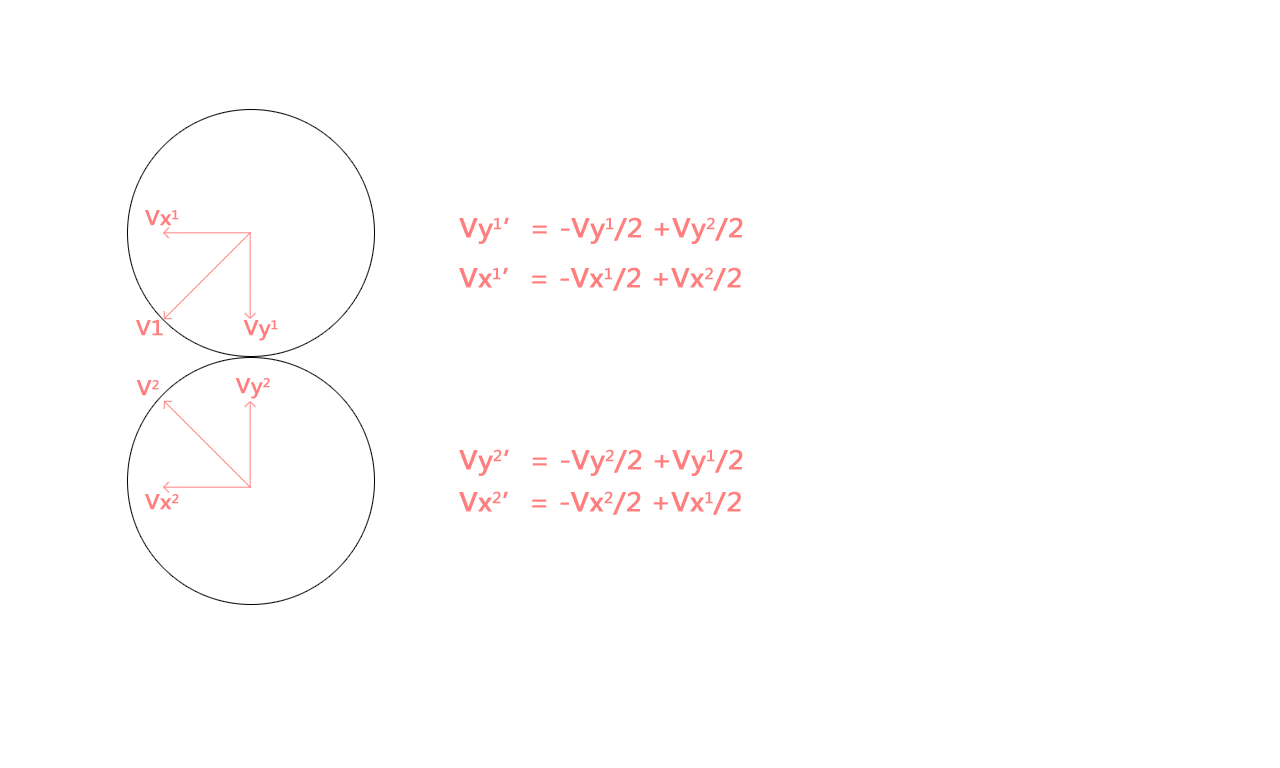
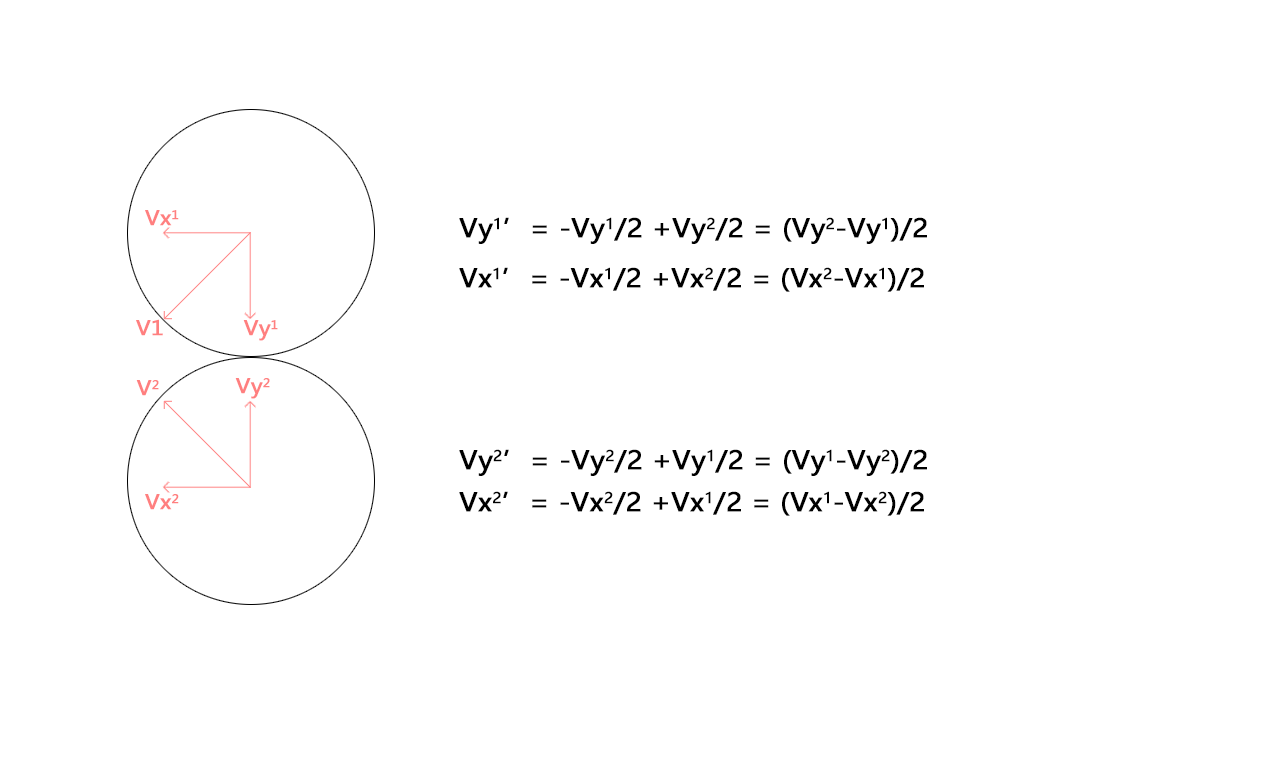
Before/after of a 1280x768 layered artwork. What changed in the layer stack:
renamed "Vx2’= -Vx2/2 +Vx1/2" to "Vx2’= -Vx2/2 +Vx1/2 = (Vx1-Vx2)/2", painted on it over [459, 491, 924, 516]
renamed "Vy2’= -Vy2/2 +Vy1/2" to "Vy2’= -Vy2/2 +Vy1/2 = (Vy1-Vy2)/2", painted on it over [459, 449, 927, 476]
renamed "Vx1’= -Vx1/2 +Vx2/2" to "Vx1’= -Vx1/2 +Vx2/2 = (Vx2-Vx1)/2", painted on it over [459, 267, 924, 292]
renamed "Vy1’= -Vy1/2 +Vy2/2" to "Vy1’= -Vy1/2 +Vy2/2 = (Vy2-Vy1)/2", painted on it over [459, 217, 927, 244]
